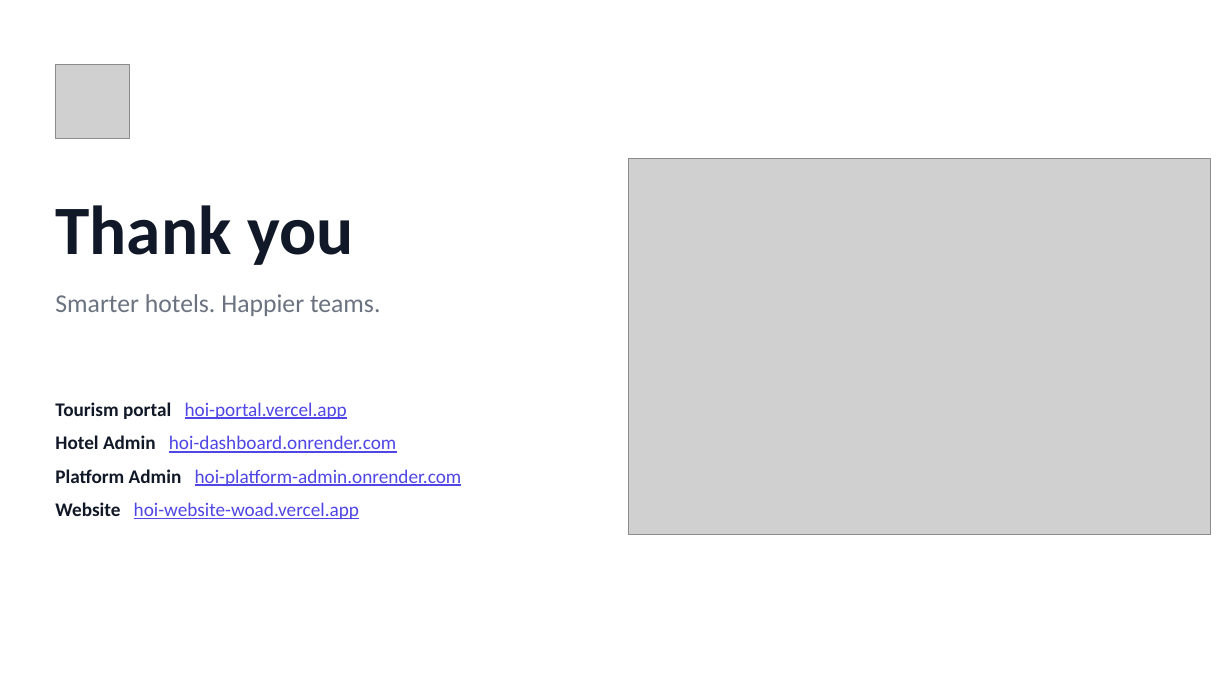
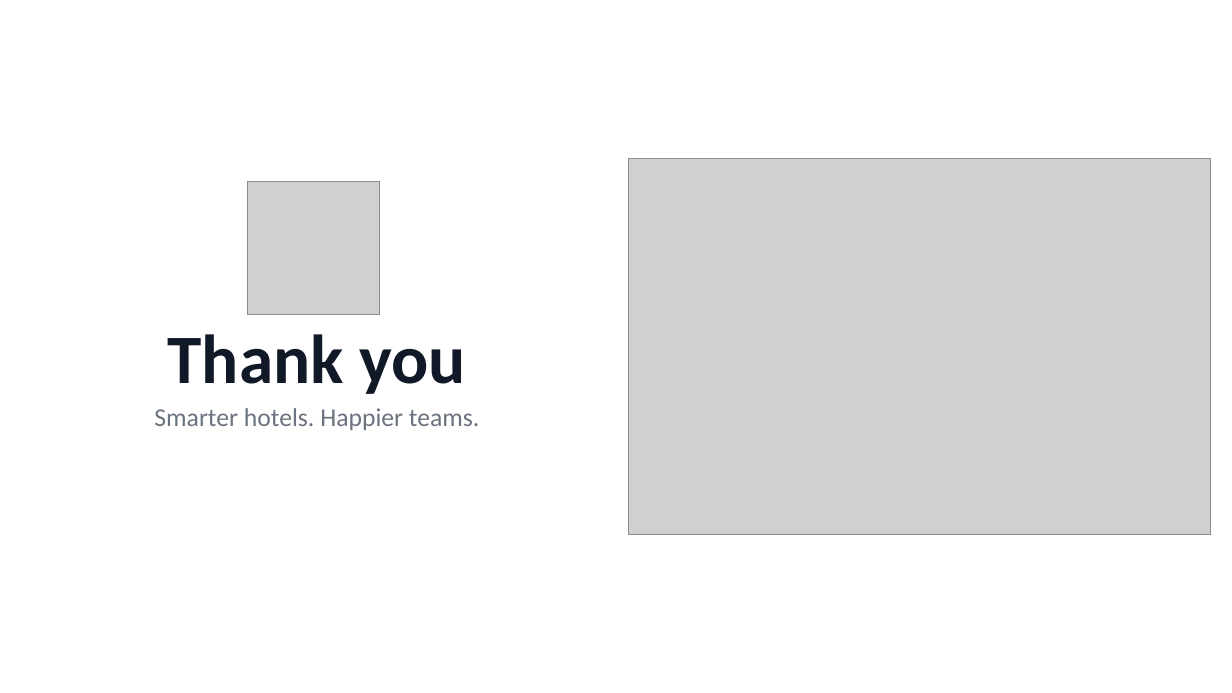
Before and after one commit to Ashu-Stark/Hospitality-, a slide deck: slide 28 of docs/HOI_Progress_Update.pptx (slide 30 before the commit). Drawn at 1232x693 pixels with LibreOffice and Linux fonts; fonts in the diff are those of the drawing; grey boxes stand for pictures. Boxes give left, top, right and bottom in pixels: in the first picture for what was removed or moved away, otherwise in the second. Text is boxed around its words. In the diff, an @@ line names an element or a change of style, - is before the commit and + after.

```diff
--- a/docs/HOI_Progress_Update.pptx
+++ b/docs/HOI_Progress_Update.pptx
@@ picture: place and size @@
-picture at <box>55,65,129,139</box>
+picture at <box>247,181,380,314</box>
@@ text "Thank you": place and size @@
-text "Thank you" at <box>55,205,353,265</box>
+text "Thank you" at <box>168,334,465,394</box>
@@ text removed at <box>55,402,462,519</box> @@
-Tourism portal hoi-portal.vercel.app
-Hotel Admin hoi-dashboard.onrender.com
-Platform Admin hoi-platform-admin.onrender.com
-Website hoi-website-woad.vercel.app
@@ text "Smarter hotels. Happier teams.": place and size @@
-text "Smarter hotels. Happier teams." at <box>55,294,380,316</box>
+text "Smarter hotels. Happier teams." at <box>154,408,479,430</box>
```
Also in this commit, not shown: 1 other slide changed, 2 slides removed, 52 other files.
